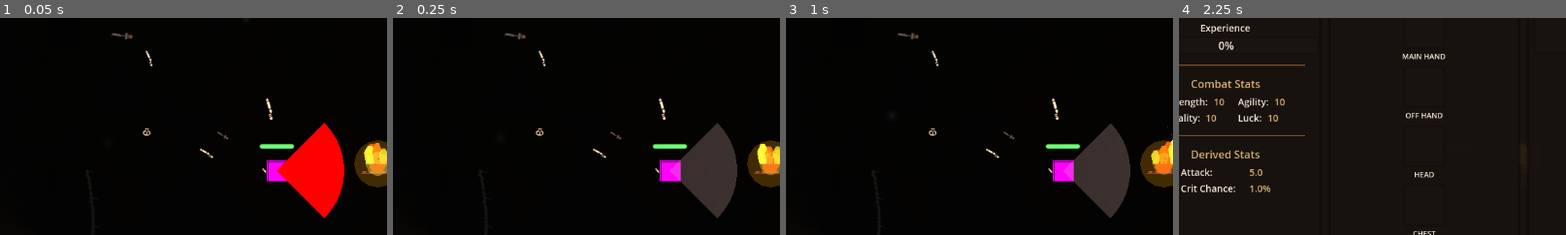
Above: before the commit, frames 1-4 (left to right).
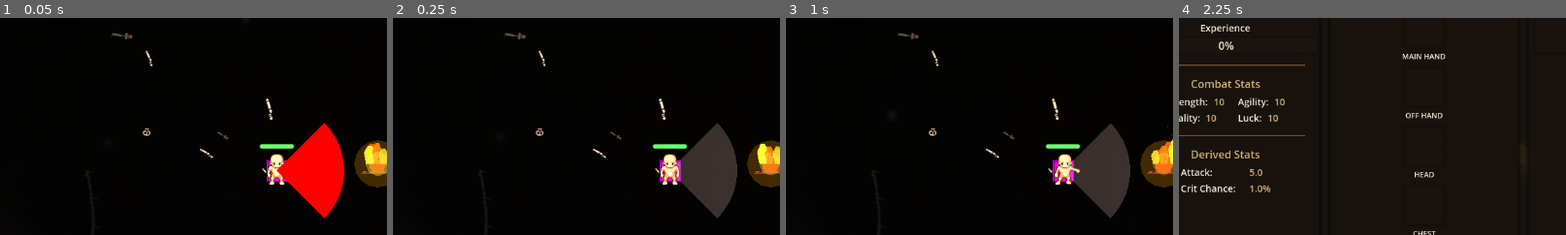
Above: after the commit, the same moments.

Repository: crimes86/godot-combat-game
Game: Godot game, scene res://main.tscn
The game is run twice, just before and just after one commit, with the same random seed, the same clock (stepped at 60 frames per second) and the same inputs.
Inputs (mouse positions are % of the whole screen's width and height, from its top left):
- Up to frame 1 (0.05 s): no input
- Up to frame 2 (0.25 s): no input
- Up to frame 3 (1 s): tap Enter (ui_accept) at 0.5 s; drag from (62, 97) to (63, 50) at 0.52 s
- Up to frame 4 (2.25 s): drag from (30, 55) to (63, 50) at 1.27 s; move the mouse to (60, 28) at 2.02 s; hold D (move_right) from 2.03 s (still down); tap C at 2.1 s
The pictures show only the part of the screen within x 14-64%, y 15-65%; the shares and areas given below are measured in that part.

The runs differ from the first frame. In frame 1, 0.5% of the frame differs, in the area x 68-74%, y 62-78%; in frame 2, 0.6%, in the area x 68-75%, y 62-78%; in frame 3, 0.5%; in frame 4, less than 0.1%.

Commit message:
Fix SimpleLPCSprite to use correct row mapping (0-3)
Changed from incorrect row offset system (8-11, 12-15) to simple
direct row mapping (0-3) that matches working Enemy.gd code.

- Removed WALK_ROW_OFFSET, IDLE_ROW_OFFSET, SLASH_ROW_OFFSET constants
- Updated create_lpc_animation() to use DIRECTION_ROWS directly
- Changed hurt animation to use row 2 (south) instead of row 20
- Added detailed debug output to diagnose texture region issues

🤖 Generated with [Claude Code](https://claude.com/claude-code)

Co-Authored-By: Claude <noreply@anthropic.com>

Diff:
--- a/scripts/SimpleLPCSprite.gd
+++ b/scripts/SimpleLPCSprite.gd
@@ -5,16 +5,12 @@
 ## NO SPRITE FLIPPING - uses correct row for each direction
 
 # Direction to row mapping (LPC standard)
-# LPC sprites have multiple animation types at different row offsets:
-# - Walk: rows 8-11 (up=8, left=9, down=10, right=11)
-# - Idle: rows 20-23 (up=20, left=21, down=22, right=23) OR use walk frame 0
-# - Slash: rows 12-15 (up=12, left=13, down=14, right=15)
-# - Hurt: row 20 (single direction)
-const WALK_ROW_OFFSET = 8
-const IDLE_ROW_OFFSET = 8  # Use walk animation, frame 0
-const SLASH_ROW_OFFSET = 12
-const HURT_ROW = 20
-
+# LPC sprites use simple row-based directions:
+# - Row 0 = north/up
+# - Row 1 = west/left
+# - Row 2 = south/down
+# - Row 3 = east/right
+# All animation types (walk, slash, hurt) use these same rows
 const DIRECTION_ROWS = {
 	"north": 0,  # up
 	"west": 1,   # left
@@ -38,8 +34,8 @@
 	# Create walk animations for all 4 directions
 	if walk_texture:
 		print("  Creating walk/idle animations...")
-		create_lpc_animation("walk", walk_texture, WALK_ROW_OFFSET, 9, [1, 2, 3, 4, 5, 6, 7, 8], 10.0)
-		create_lpc_animation("idle", walk_texture, IDLE_ROW_OFFSET, 1, [0], 1.0)
+		create_lpc_animation("walk", walk_texture, 9, [1, 2, 3, 4, 5, 6, 7, 8], 10.0)
+		create_lpc_animation("idle", walk_texture, 1, [0], 1.0)
 		print("  Walk/idle animations created")
 	else:
 		print("  ERROR: No walk texture provided!")
@@ -47,7 +43,7 @@
 	# Create slash animations for all 4 directions
 	if slash_texture:
 		print("  Creating slash animations...")
-		create_lpc_animation("slash", slash_texture, SLASH_ROW_OFFSET, 6, [], 12.0, false)
+		create_lpc_animation("slash", slash_texture, 6, [], 12.0, false)
 		print("  Slash animations created")
 
 	# Create hurt animation (usually only south direction)
@@ -62,26 +58,30 @@
 	else:
 		print("  ERROR: idle_south animation not found!")
 
-func create_lpc_animation(anim_name: String, texture: Texture2D, row_offset: int, frame_count: int, custom_frames: Array = [], fps: float = 10.0, loop: bool = true):
+func create_lpc_animation(anim_name: String, texture: Texture2D, frame_count: int, custom_frames: Array = [], fps: float = 10.0, loop: bool = true):
 	"""Create animation for all 4 directions using LPC row-based system"""
+	print("  create_lpc_animation: ", anim_name, " texture_size: ", texture.get_size())
 	for dir_name in DIRECTION_ROWS.keys():
 		var anim_key = anim_name + "_" + dir_name
 		sprite_frames.add_animation(anim_key)
 		sprite_frames.set_animation_loop(anim_key, loop)
 		sprite_frames.set_animation_speed(anim_key, fps)
 
-		var direction_offset = DIRECTION_ROWS[dir_name]
-		var row = row_offset + direction_offset  # e.g., walk_south = 8 + 2 = row 10
+		var row = DIRECTION_ROWS[dir_name]  # Simple: 0, 1, 2, or 3
 		var frames_to_use = custom_frames if custom_frames.size() > 0 else range(frame_count)
+		print("    ", anim_key, " -> row ", row, " frames: ", frames_to_use)
 
 		for frame_idx in frames_to_use:
 			var atlas = AtlasTexture.new()
 			atlas.atlas = texture
-			atlas.region = Rect2(frame_idx * 64, row * 64, 64, 64)
+			var region = Rect2(frame_idx * 64, row * 64, 64, 64)
+			atlas.region = region
 			sprite_frames.add_frame(anim_key, atlas)
+			if frame_idx == 0:  # Print first frame for debugging
+				print("      First frame region: ", region)
 
 func create_single_direction_animation(anim_name: String, texture: Texture2D, frame_count: int, fps: float = 10.0, loop: bool = false):
-	"""Create animation with only one direction (like hurt)"""
+	"""Create animation with only one direction (like hurt) - uses south/row 2"""
 	sprite_frames.add_animation(anim_name)
 	sprite_frames.set_animation_loop(anim_name, loop)
 	sprite_frames.set_animation_speed(anim_name, fps)
@@ -89,7 +89,7 @@
 	for frame_idx in range(frame_count):
 		var atlas = AtlasTexture.new()
 		atlas.atlas = texture
-		atlas.region = Rect2(frame_idx * 64, HURT_ROW * 64, 64, 64)  # Row 20
+		atlas.region = Rect2(frame_idx * 64, 2 * 64, 64, 64)  # Row 2 (south)
 		sprite_frames.add_frame(anim_name, atlas)
 
 func play_lpc_animation(anim_name: String, direction: String):
